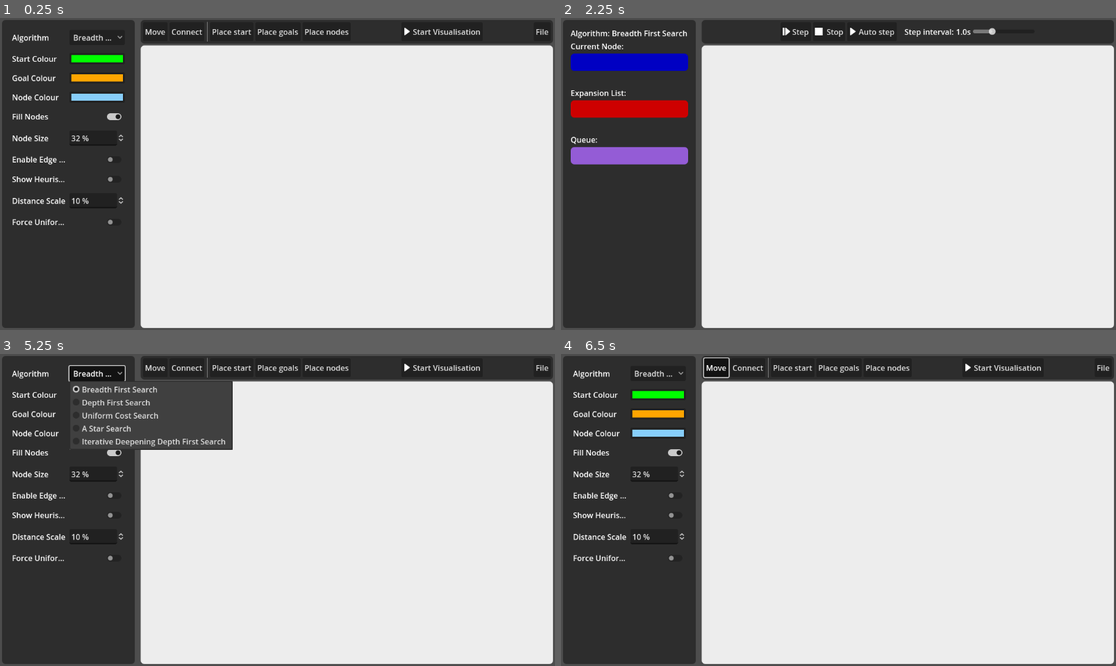
Above: before the commit, frames 1-4 (two rows, left to right).
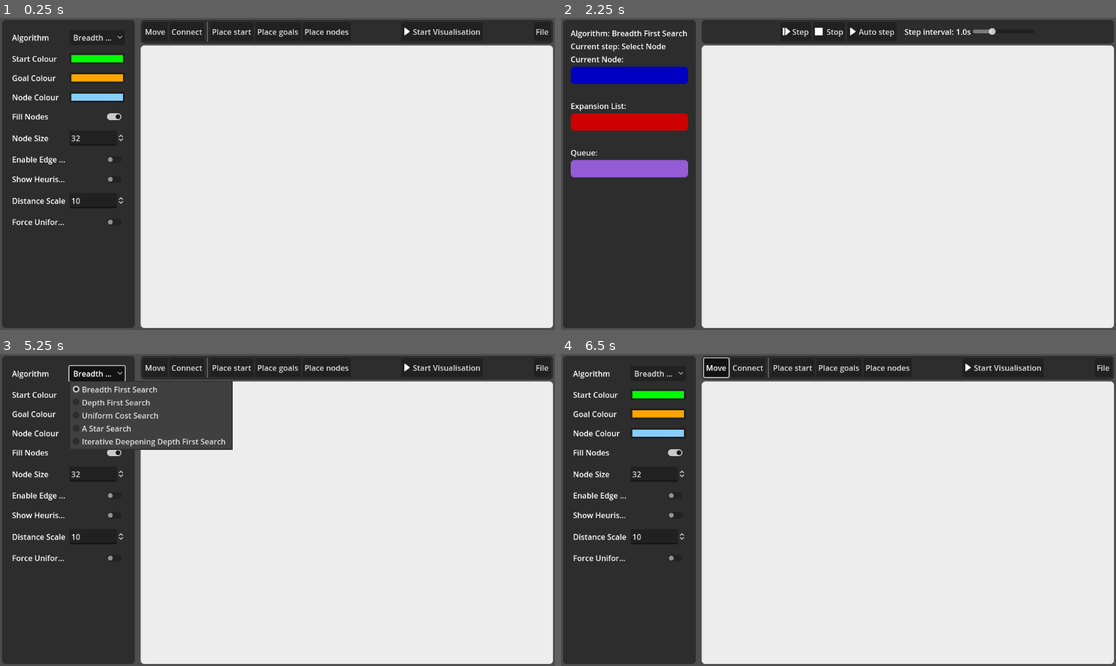
Above: after the commit, the same moments.

Repository: MattBann/Search-Tree-Traversal
Game: Godot game, scene res://scenes/main.tscn
Same seed, same stepped clock (60 frames per second), same inputs: the game is played once before the commit and once after it.
Inputs:
- Up to frame 1 (0.25 s): no input
- Up to frame 2 (2.25 s): click "Place start" at 0.5 s; click "Place start" at 1.25 s; click "Start Visualisation" at 2 s
- Up to frame 3 (5.25 s): click "Step" at 2.75 s; click "Start Visualisation" at 3.5 s; click "Stop" at 4.25 s; click "Breadth First Search" at 5 s
- Up to frame 4 (6.5 s): click "Move" at 5.75 s

The runs differ from the first frame. In frame 1, less than 0.1% of the frame differs, in the area x 14-17%, y 37-60%; in frame 2, 5.7%, in the area x 1-23%, y 8-52%; in frame 3, less than 0.1%; in frame 4, less than 0.1%.
Error before the commit: Cannot call method 'hide' on a null value. (res://scripts/visualisation/visualisation_info.gd:32)

Commit message:
Revert "Prevent accidental node clicking by adding offset"

Diff:
--- a/scenes/option.tscn
+++ b/scenes/option.tscn
@@ -38,7 +38,6 @@
 [node name="SpinBox" type="SpinBox" parent="HBoxContainer"]
 layout_mode = 2
 size_flags_horizontal = 3
-suffix = "%"
 select_all_on_focus = true
 
 [connection signal="item_selected" from="HBoxContainer/OptionList" to="." method="_on_option_list_item_selected"]
--- a/scenes/visualisation_info.tscn
+++ b/scenes/visualisation_info.tscn
@@ -33,6 +33,9 @@
 script = ExtResource("1_ck75f")
 
 [node name="AlgorithmTypeLabel" type="Label" parent="."]
+layout_mode = 2
+
+[node name="CurrentStageLabel" type="Label" parent="."]
 layout_mode = 2
 
 [node name="Label" type="Label" parent="."]
@@ -98,3 +101,6 @@
 custom_minimum_size = Vector2(0, 26)
 layout_mode = 2
 vertical_alignment = 1
+
+[node name="ExtrasLabel" type="Label" parent="."]
+layout_mode = 2
--- a/scripts/views/edge_view.gd
+++ b/scripts/views/edge_view.gd
@@ -133,19 +133,17 @@
 
 	# If right clicking on (or close to) the edge, open the context menu
 	if event is InputEventMouseButton and event.button_index == MOUSE_BUTTON_RIGHT and event.is_pressed() and not connecting_mode:
-		var offset : Vector2 = to_pos.normalized()*Controller.get_current_config().get_option("node_size")
-		var p := get_global_mouse_position() - (global_position + offset)
-		var to := to_pos - offset*2
-		var proj := p.dot(to)
-		var ablen_sqr := to.length_squared()
+		var p := get_global_mouse_position() - global_position
+		var proj := p.dot(to_pos)
+		var ablen_sqr := to_pos.length_squared()
 		var d := proj / ablen_sqr
 		var cp : Vector2
 		if d <= 0:
 			cp = Vector2.ZERO
 		elif d >= 1:
-			cp = to
+			cp = to_pos
 		else:
-			cp = to * d
+			cp = to_pos * d
 		if (cp-p).length_squared() < 25.0 :
 			popup_menu.popup_on_parent(get_global_rect())
 			popup_menu.position += Vector2i(get_local_mouse_position().floor())
